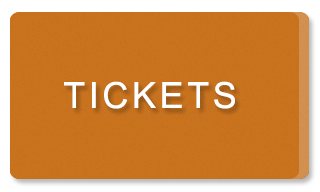
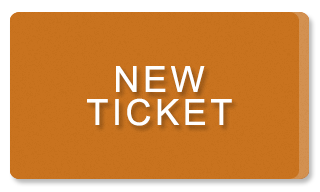
The second 320×192 image is a revision of the first. Changes to its layers:
added layer "new Ticket" above "Browse Tickets" over (87, 66, 232, 126)
hid "TicketS" over (64, 81, 235, 109)
